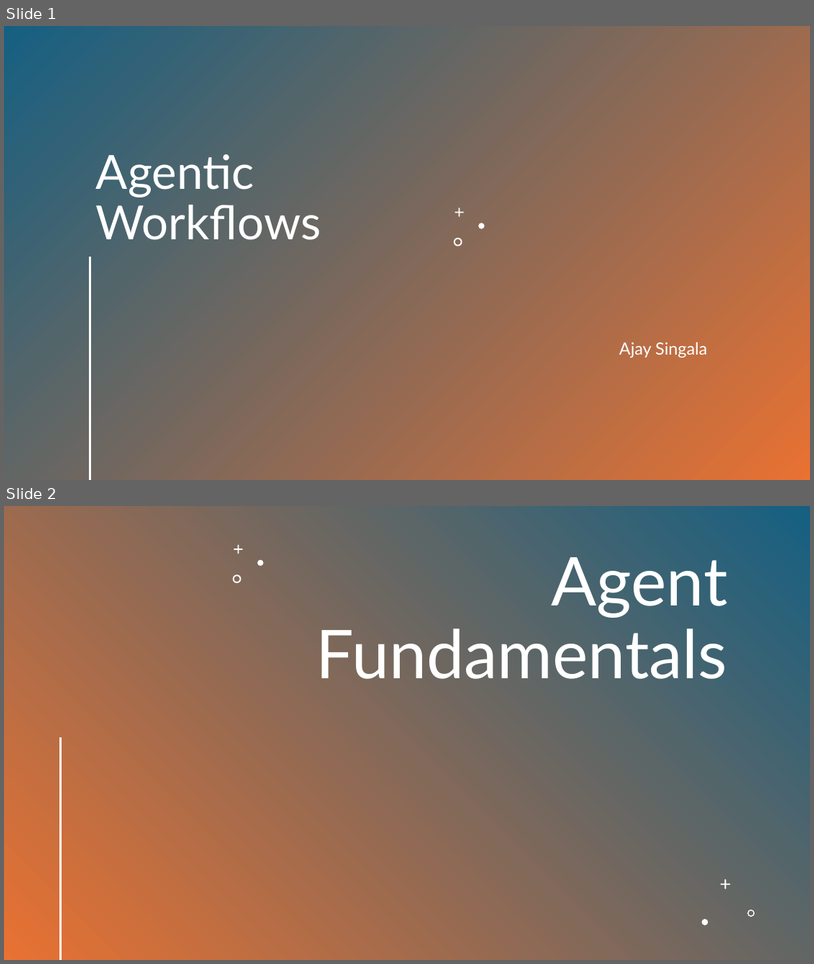
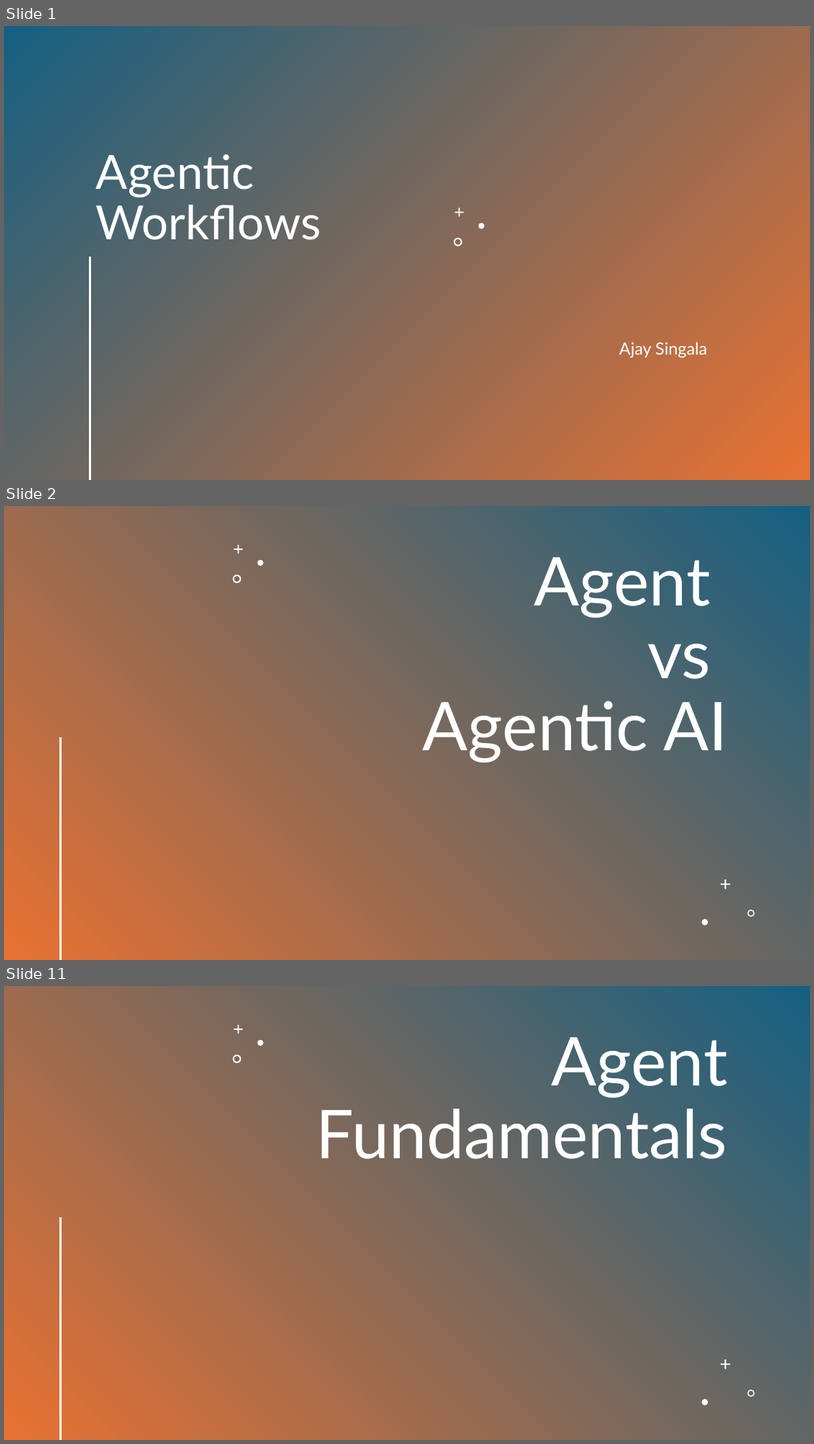
Before and after one commit to AjaySingala/ajs_walmart_apr2026_hol_day04, a slide deck: docs/Agentic Workflow.pptx. Shown one above the other, each under a label of ours: slides 1 and 2 before the commit, slides 1, 2 and 11 after it; the slides between them are not shown. The pictures are 814x964 and 814x1444 pixels, drawn with LibreOffice and Linux fonts; fonts in the diff are those of the drawing. Boxes give left, top, right and bottom in pixels: in the first picture for what was removed or moved away, otherwise in the second. Text is boxed around its words. In the diff, an @@ line names an element or a change of style, - is before the commit and + after.

Commit message:
agents vs agentic ai

```diff
--- a/docs/Agentic Workflow.pptx
+++ b/docs/Agentic Workflow.pptx
@@ slide 2 added at <box>4,506,810,960</box>, background #FFFFFF @@
@@ rectangle added at <box>4,506,810,960</box>, fill gradient #156082 to #E97132 @@
@@ freeform shape added at <box>234,545,243,554</box>, fill #FFFFFF @@
@@ freeform shape added at <box>257,560,263,566</box>, fill #FFFFFF @@
@@ title added at <box>423,557,728,762</box>, 80 pt, text #FFFFFF @@
+Agent
+vs
+Agentic AI
@@ freeform shape added at <box>233,574,241,583</box>, fill #FFFFFF @@
@@ line added from (61, 738) to (61, 959), #FFFFFF 2 pt @@
@@ freeform shape added at <box>721,879,731,889</box>, fill #FFFFFF @@
@@ freeform shape added at <box>748,909,756,917</box>, fill #FFFFFF @@
@@ freeform shape added at <box>702,919,708,924</box>, fill #FFFFFF @@
@@ what was slide 2 is now slide 11 @@
```
Also in this commit, not shown: 8 other slides added.
